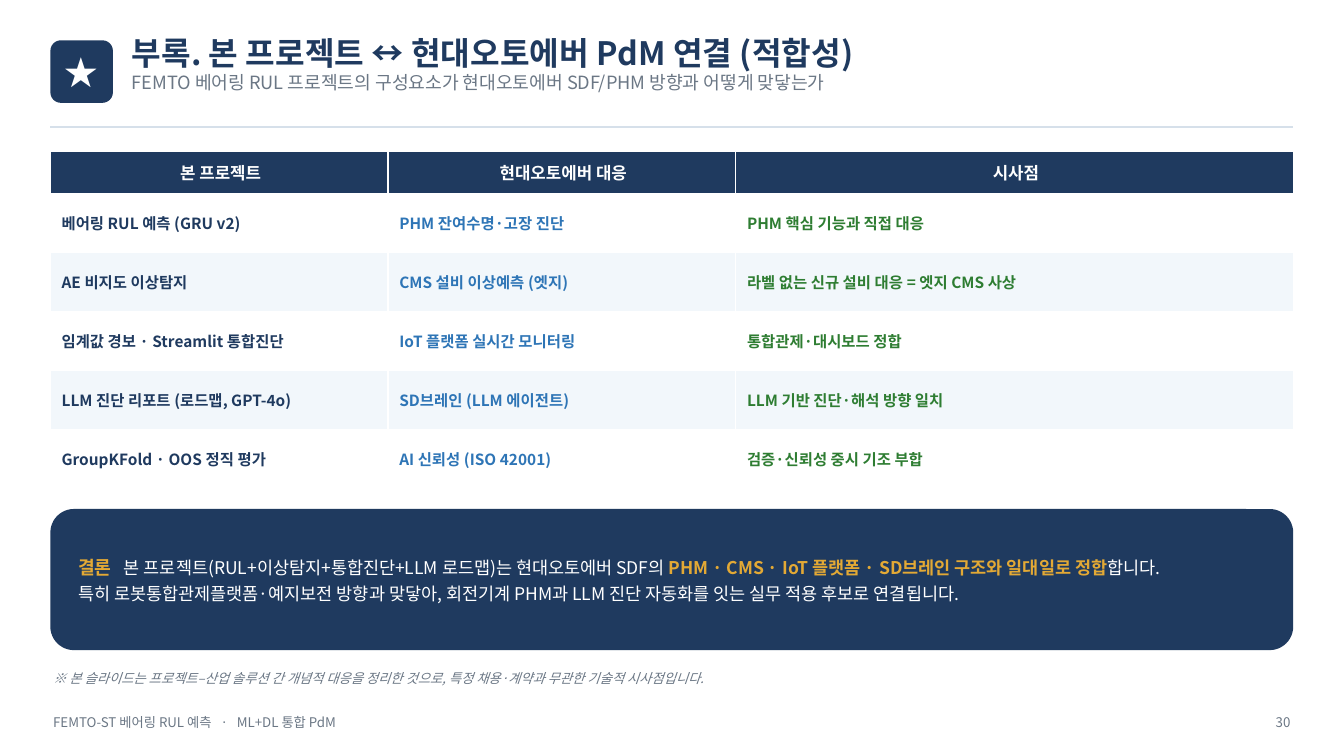
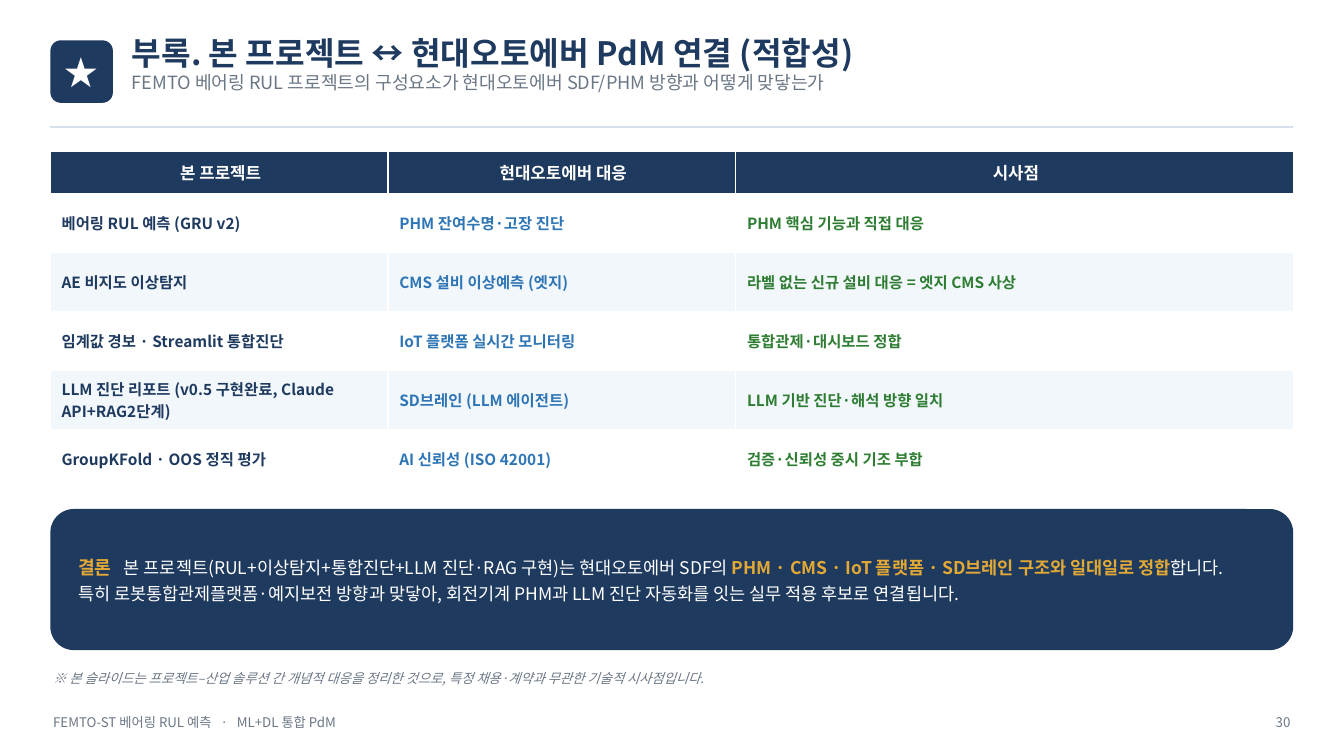
Before and after one commit to vapsnamheo-dev/AISOURCE, a slide deck: slide 32 of Homework/LLM_FactoryAutomation/산출물/허남_LLM프로젝트(산업 추가).pptx. Drawn at 1344x756 pixels with LibreOffice and Linux fonts; fonts in the diff are those of the drawing. Boxes give left, top, right and bottom in pixels: in the first picture for what was removed or moved away, otherwise in the second. Text is boxed around its words. In the diff, an @@ line names an element or a change of style, - is before the commit and + after.

```diff
--- a/Homework/LLM_FactoryAutomation/산출물/허남_LLM프로젝트(산업 추가).pptx
+++ b/Homework/LLM_FactoryAutomation/산출물/허남_LLM프로젝트(산업 추가).pptx
@@ table at box(50, 151, 1294, 489) @@
-row 5, column 1: LLM 진단 리포트 (로드맵, GPT-4o)
+row 5, column 1: LLM 진단 리포트 (v0.5 구현완료, Claude API+RAG2단계)
@@ text in rounded rectangle at box(78, 558, 1223, 578): text changed @@
-결론 본 프로젝트(RUL+이상탐지+통합진단+LLM 로드맵)는 현대오토에버 SDF의 PHM · CMS · IoT 플랫폼 · SD브레인 구조와 일대일로 정합합니다.
+결론 본 프로젝트(RUL+이상탐지+통합진단+LLM 진단·RAG 구현)는 현대오토에버 SDF의 PHM · CMS · IoT 플랫폼 · SD브레인 구조와 일대일로 정합합니다.
```
Also in this commit, not shown: 2 other slides changed, 1 slide added, 1 other file.
